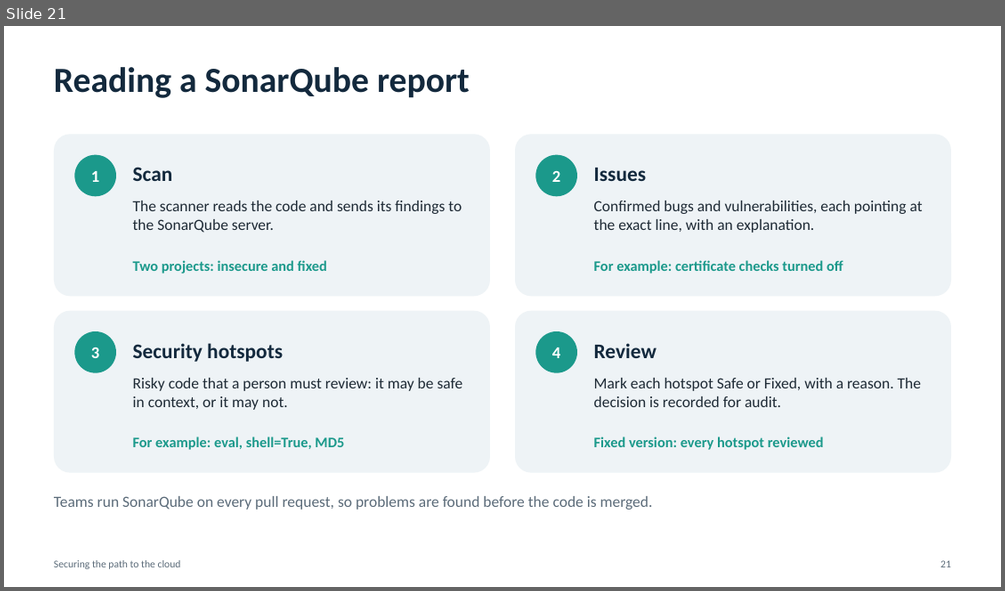
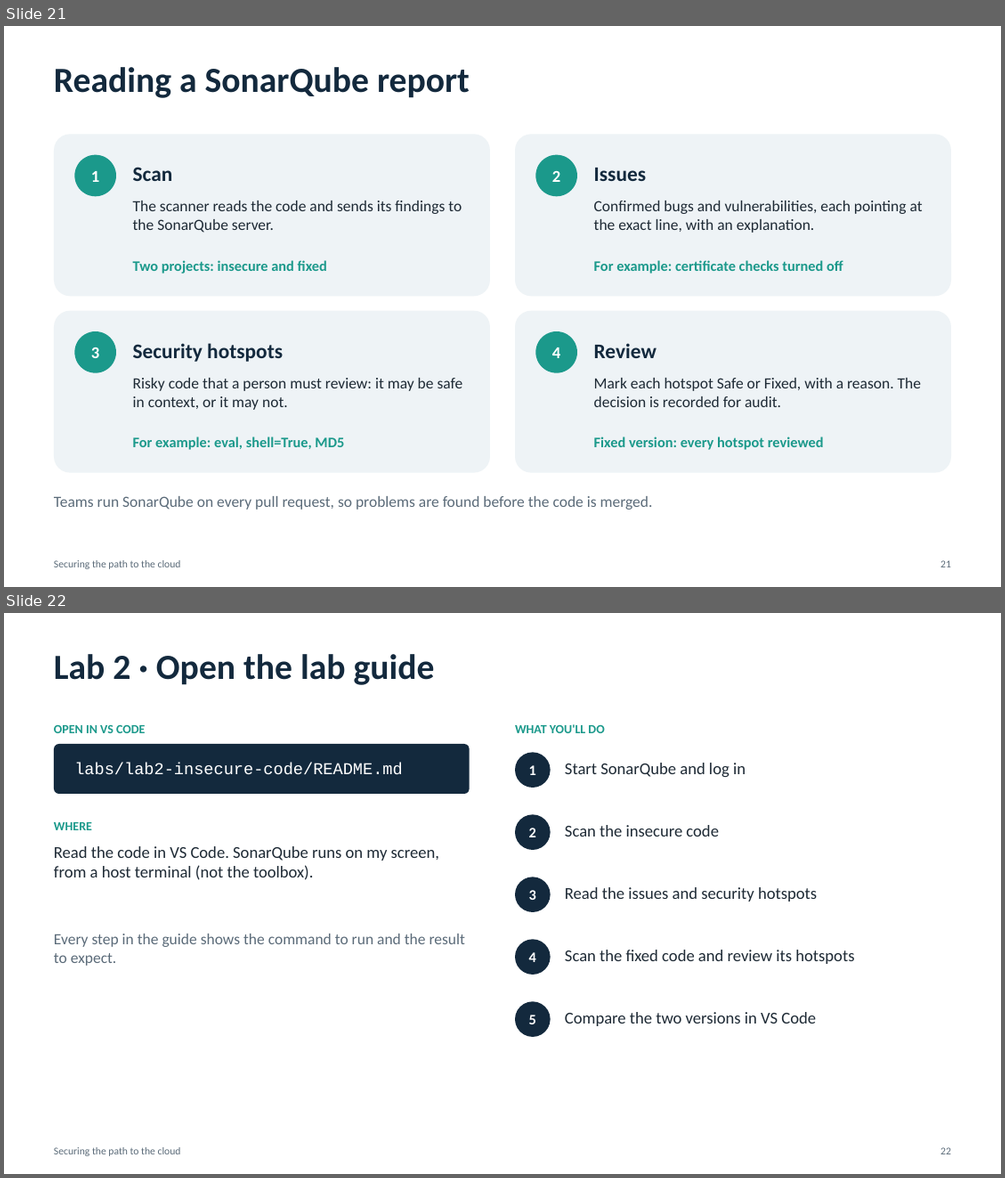
Before and after one commit to PrathameshChopade/MIT-Cloud-Demo, a slide deck: presentation/Securing-the-Path-to-the-Cloud.pptx. Shown one above the other, each under a label of ours: slide 21 before the commit, slides 21 and 22 after it. The pictures are 1005x591 and 1005x1178 pixels, drawn with LibreOffice and Linux fonts; fonts in the diff are those of the drawing. Boxes give left, top, right and bottom in pixels: in the first picture for what was removed or moved away, otherwise in the second. Text is boxed around its words. In the diff, an @@ line names an element or a change of style, - is before the commit and + after.

```diff
--- a/presentation/Securing-the-Path-to-the-Cloud.pptx
+++ b/presentation/Securing-the-Path-to-the-Cloud.pptx
@@ slide 22 added at (x1=4, y1=613, x2=1001, y2=1174), background #FFFFFF @@
@@ text added at (x1=54, y1=654, x2=435, y2=685), 34 pt, text #13293D, bold @@
+Lab 2 · Open the lab guide
@@ text added at (x1=54, y1=725, x2=145, y2=733), 12 pt, text #1B998B, bold @@
+OPEN IN VS CODE
@@ rounded rectangle added at (x1=54, y1=744, x2=469, y2=794), fill #13293D @@
@@ text added at (x1=515, y1=724, x2=604, y2=733), 12 pt, text #1B998B, bold @@
+WHAT YOU'LL DO
@@ text added at (x1=74, y1=763, x2=403, y2=775), 16 pt, text #FFFFFF @@
+labs/lab2-insecure-code/README.md
@@ ellipse added at (x1=515, y1=752, x2=550, y2=787), fill #13293D, 14 pt, text #FFFFFF, bold @@
+1
@@ text added at (x1=565, y1=763, x2=745, y2=777), 16 pt, text #1E2A35 @@
+Start SonarQube and log in
@@ text added at (x1=54, y1=822, x2=92, y2=830), 12 pt, text #1B998B, bold @@
+WHERE
@@ ellipse added at (x1=515, y1=814, x2=550, y2=850), fill #13293D, 14 pt, text #FFFFFF, bold @@
+2
@@ text added at (x1=565, y1=825, x2=719, y2=836), 16 pt, text #1E2A35 @@
+Scan the insecure code
@@ text added at (x1=54, y1=846, x2=439, y2=880), 16 pt, text #1E2A35 @@
+Read the code in VS Code. SonarQube runs on my screen, from a host terminal (not the toolbox).
@@ ellipse added at (x1=515, y1=877, x2=550, y2=912), fill #13293D, 14 pt, text #FFFFFF, bold @@
+3
@@ text added at (x1=565, y1=887, x2=817, y2=901), 16 pt, text #1E2A35 @@
+Read the issues and security hotspots
@@ text added at (x1=54, y1=933, x2=465, y2=965), 15 pt, text #5B6B79 @@
+Every step in the guide shows the command to run and the result to expect.
@@ ellipse added at (x1=515, y1=939, x2=550, y2=974), fill #13293D, 14 pt, text #FFFFFF, bold @@
+4
@@ text added at (x1=565, y1=949, x2=854, y2=964), 16 pt, text #1E2A35 @@
+Scan the fixed code and review its hotspots
@@ ellipse added at (x1=515, y1=1001, x2=550, y2=1037), fill #13293D, 14 pt, text #FFFFFF, bold @@
+5
@@ text added at (x1=565, y1=1012, x2=816, y2=1026), 16 pt, text #1E2A35 @@
+Compare the two versions in VS Code
@@ text added at (x1=54, y1=1147, x2=181, y2=1156), 10 pt, text #5B6B79 @@
+Securing the path to the cloud
@@ text added at (x1=940, y1=1147, x2=951, y2=1154), 10 pt, text #5B6B79 @@
+22
```
Also in this commit, not shown: 4 slides changed, 3 other slides added, 4 slides removed.
